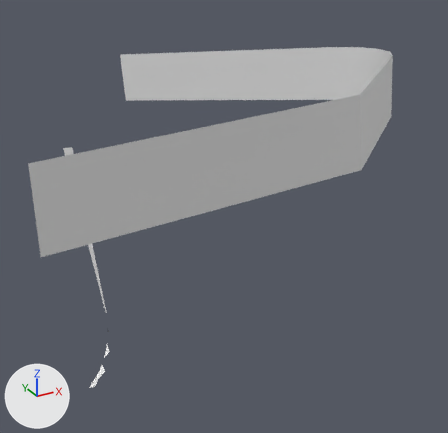
Renders of the OBJ model characters/meshes/legs_cowboy_astride_l_main.obj from each side of a commit.
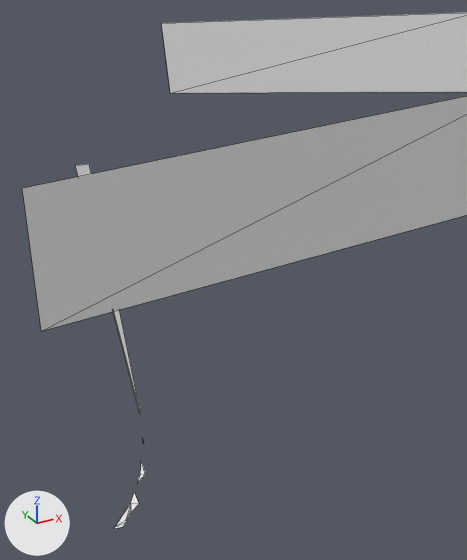
Old and new are each drawn whole from a 50 mm lens placed at (-0.223, 0.009, 0.137), pointed at (-0.134, 0.171, 0.056) and again close up on the part from 3% to 72% of the width and 9% to 94% of the height. The axes (+X, +Y, +Z) are drawn at lower left. The lights are the same throughout. The last two pictures show the newer version. The close-ups show mesh edges as thin lines. Where no turn or scale is listed for an object, it has been applied to the vertices. Vertices at exactly the same position are counted once.

Names of what the first close-up shows: 'legs_cowboy_astride_l_main'.
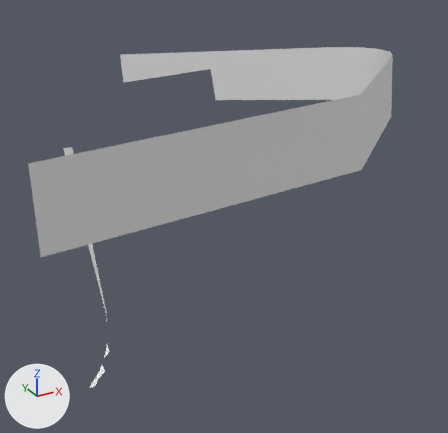
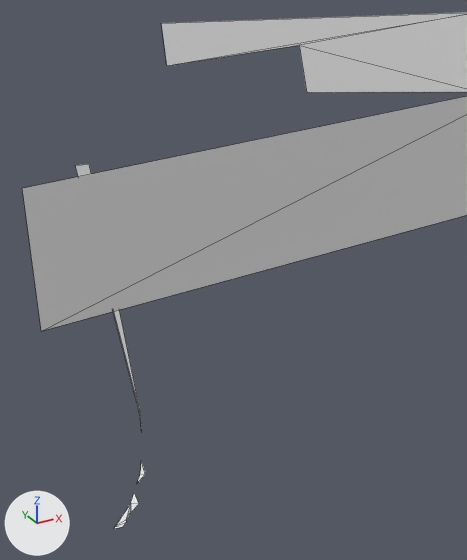
Boxes [x1, y1, x2, y2] around the edits, measured in the close-ups (467 x 560 px):
part 1 of me_legs_cowboy_astride_l_main, cut back: before [162, 12, 467, 93]; after [162, 12, 467, 92]

The change, as a list of edits to the scene's bpy script:
```text
Change me_legs_cowboy_astride_l_main:
    used by ob_legs_cowboy_astride_l_main; location = (0.0, 0.0, 0.0)
    verts and faces of me_legs_cowboy_astride_l_main; kept vertices keep their numbers, new ones are numbered from 39
    before: 4 (-0.148, 0.2185, 0.0862) at pixel (170, 93), 5 (-0.1486, 0.2198, 0.1022) at pixel (161, 23), 6 (-0.1018, 0.1641, 0.1085), 7 (-0.1012, 0.1628, 0.0926)
    remove me_legs_cowboy_astride_l_main.from_pydata(...)  # 39 vertices, 29 faces; spans x -0.2061..-0.0961, y 0.102..0.2426, z -0.0289..0.1104
    add me_legs_cowboy_astride_l_main.from_pydata(...)  # 38 vertices, 30 faces; spans x -0.2061..-0.0961, y 0.102..0.2426, z -0.0289..0.1104
    me_legs_cowboy_astride_l_main part 1
    add delete_vertices([4])  # with the faces that use them
    add verts[39] = (-0.1482, 0.219, 0.0925)  # pixel (166, 65)
    add verts[40] = (-0.1268, 0.1936, 0.0995)  # pixel (299, 45)
    add verts[41] = (-0.1258, 0.192, 0.0892)  # pixel (306, 92)
    add faces += [(5, 6, 39), (6, 40, 39), (7, 41, 40), (6, 7, 40)]
    other edits to the shape of me_legs_cowboy_astride_l_main do not show in these pictures
```
